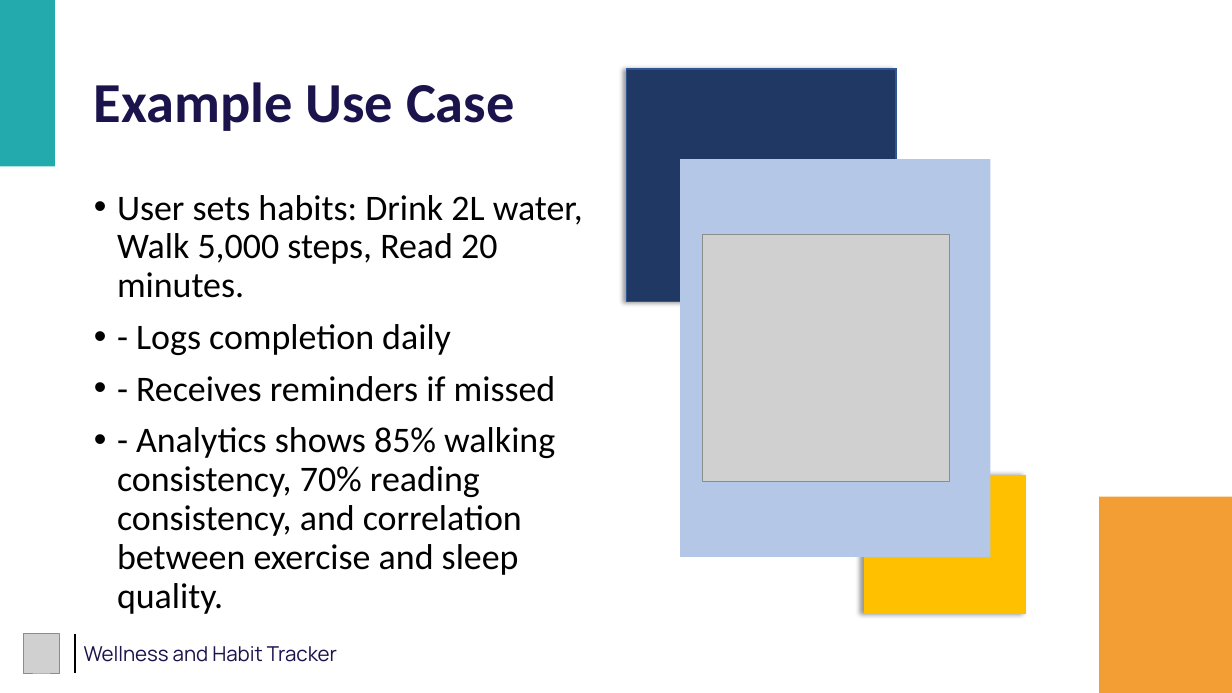
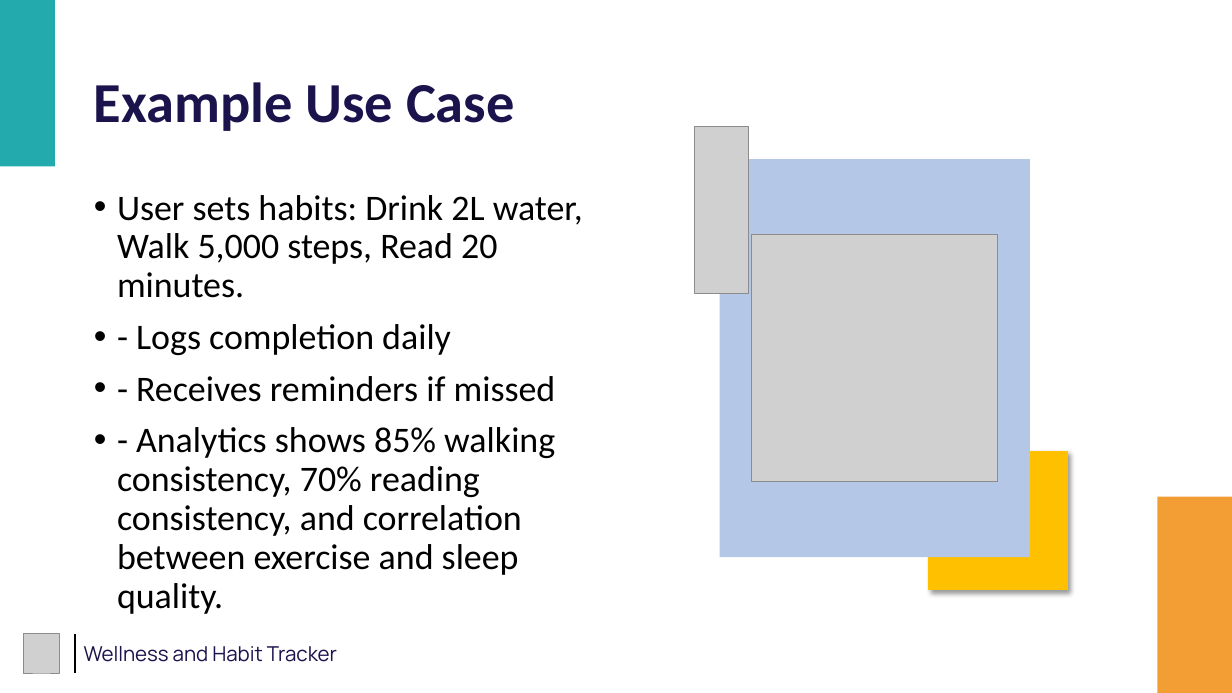
Before and after one commit to vaishnav2002-rma/wellness_habit_tracker, a slide deck: slide 11 of ZennialPro_Project_PPT.pptx. Drawn at 1232x693 pixels with LibreOffice and Linux fonts; fonts in the diff are those of the drawing; grey boxes stand for pictures. Boxes give left, top, right and bottom in pixels: in the first picture for what was removed or moved away, otherwise in the second. Text is boxed around its words. In the diff, an @@ line names an element or a change of style, - is before the commit and + after.

```diff
--- a/ZennialPro_Project_PPT.pptx
+++ b/ZennialPro_Project_PPT.pptx
@@ rectangle removed at <box>627,69,896,302</box> @@
@@ picture added at <box>694,127,749,293</box> @@
@@ rectangle: place and size @@
-rectangle at <box>680,159,991,557</box>
+rectangle at <box>720,159,1031,557</box>
@@ picture: place and size @@
-picture at <box>703,235,950,482</box>
+picture at <box>751,235,998,482</box>
@@ rectangle: place and size @@
-rectangle at <box>864,476,1025,614</box>
+rectangle at <box>929,452,1067,590</box>
@@ rectangle at <box>929,452,1067,590</box>: shadow changed @@
@@ rectangle: place and size @@
-rectangle at <box>1100,497,1232,693</box>
+rectangle at <box>1158,497,1232,693</box>
```
Also in this commit, not shown: 10 other slides changed, 6 other files.
